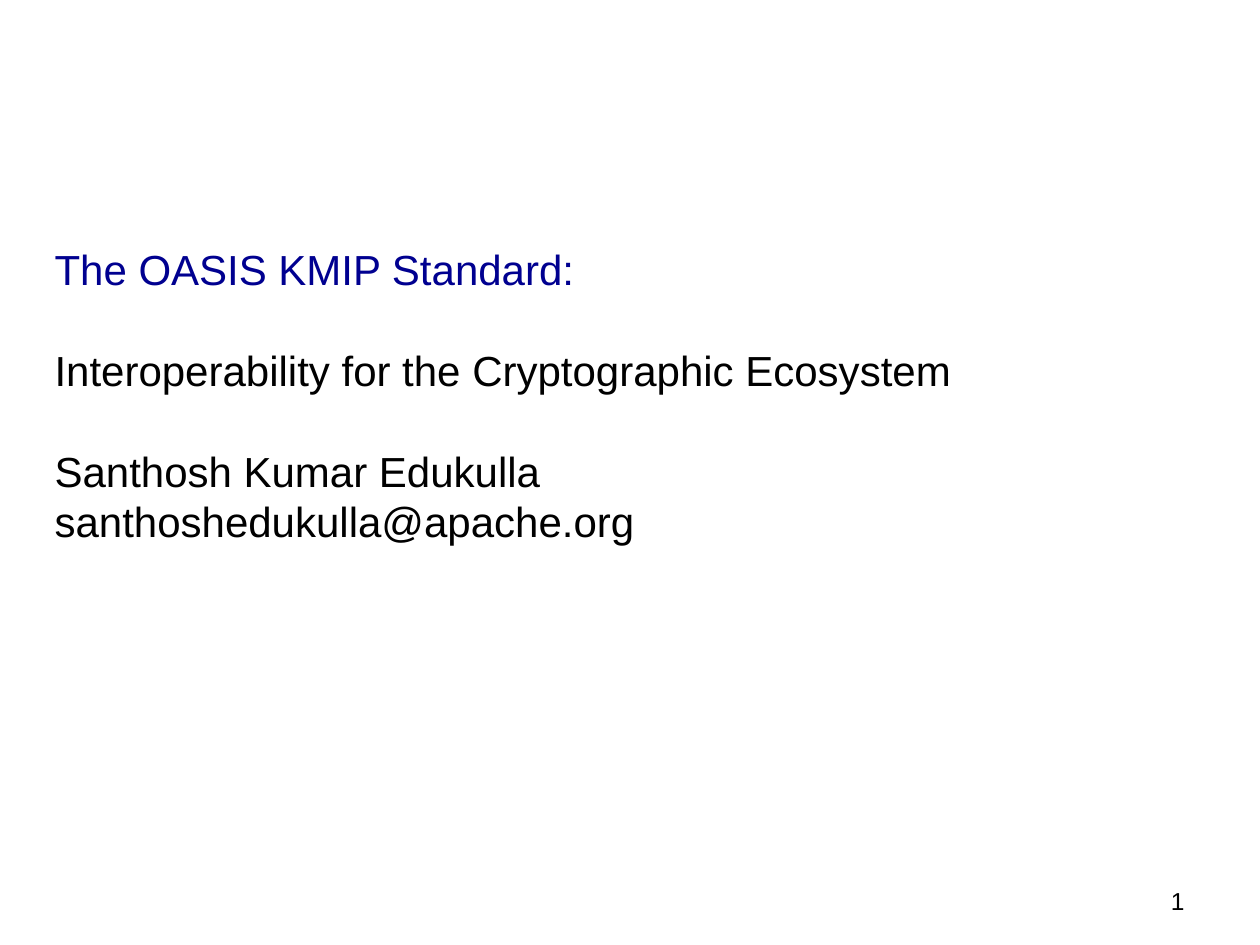
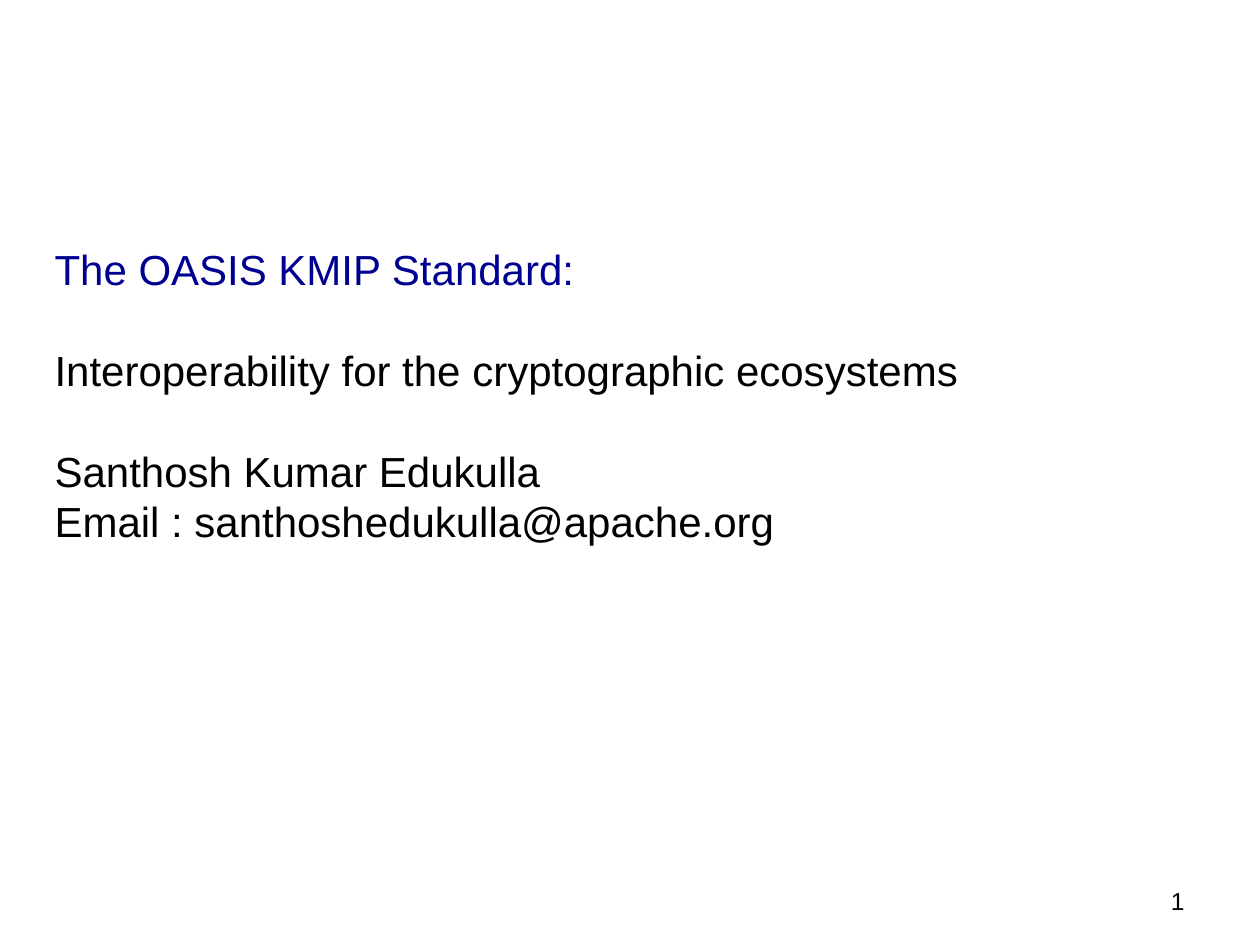
Before and after one commit to sedukull/pykmip-ws, a slide deck: slide 1 of docs/KMIP_Presentation.ppt. Drawn at 1260x945 pixels with LibreOffice and Linux fonts; fonts in the diff are those of the drawing; background and template pictures are left out. Boxes give left, top, right and bottom in pixels: in the first picture for what was removed or moved away, otherwise in the second. Text is boxed around its words. In the diff, an @@ line names an element or a change of style, - is before the commit and + after.

```diff
--- a/docs/KMIP_Presentation.ppt
+++ b/docs/KMIP_Presentation.ppt
@@ title at [55,254,958,546]: text changed @@
-The OASIS KMIP Standard:
-Interoperability for the Cryptographic Ecosystem
-Santhosh Kumar Edukulla
-santhoshedukulla@apache.org
+The OASIS KMIP Standard:
+Interoperability for the cryptographic ecosystems
+Santhosh Kumar Edukulla
+Email : santhoshedukulla@apache.org
```
Also in this commit, not shown: 12 other slides changed, 4 slides added, 1 slide removed, 8 other files.
